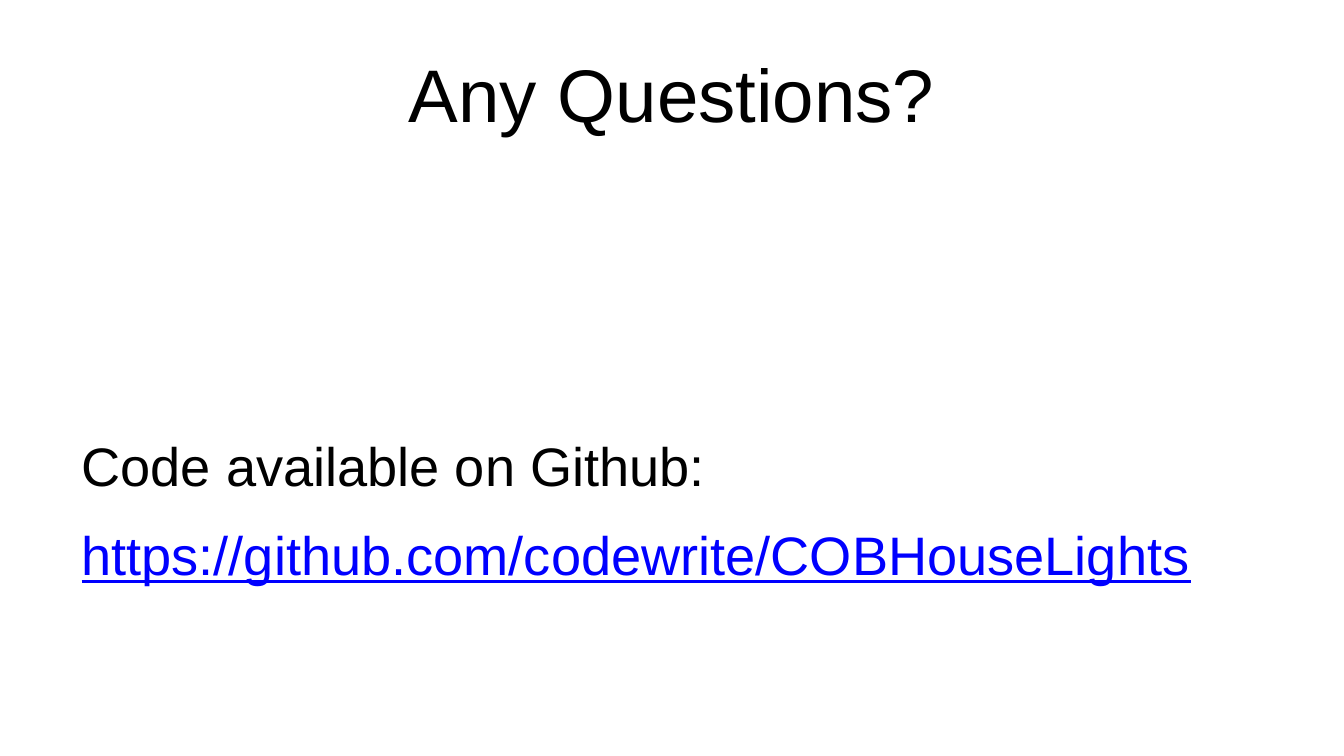
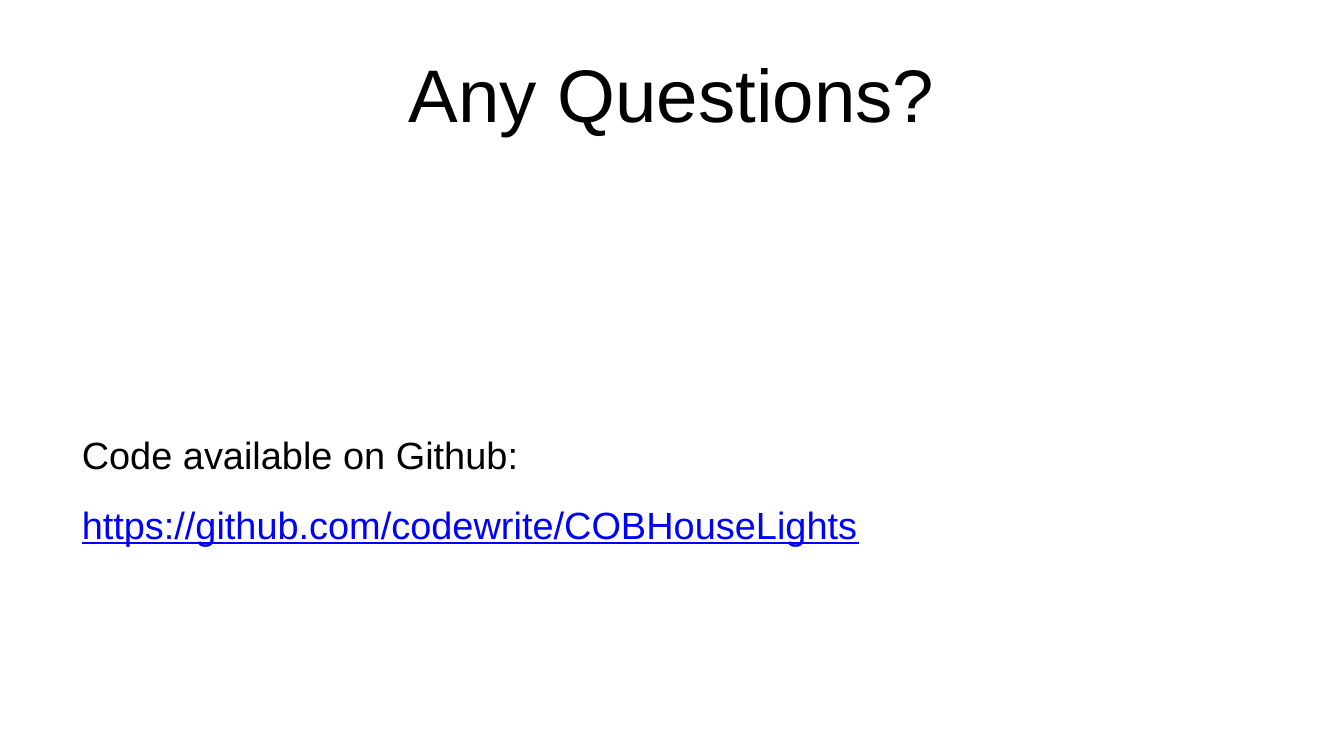
Before and after one commit to codewrite/COBHouseLights, a slide deck: slide 27 of doc/Presentation.pptx (slide 24 before the commit). Drawn at 1344x756 pixels with LibreOffice and Linux fonts; fonts in the diff are those of the drawing. Boxes give left, top, right and bottom in pixels: in the first picture for what was removed or moved away, otherwise in the second. Text is boxed around its words. In the diff, an @@ line names an element or a change of style, - is before the commit and + after.

```diff
--- a/doc/Presentation.pptx
+++ b/doc/Presentation.pptx
@@ text "Code available on Github:" at box(82, 441, 857, 546): size 32 to 22.4 pt @@
```
Also in this commit, not shown: 2 other slides changed, 4 slides added, 1 slide removed, 17 other files.
